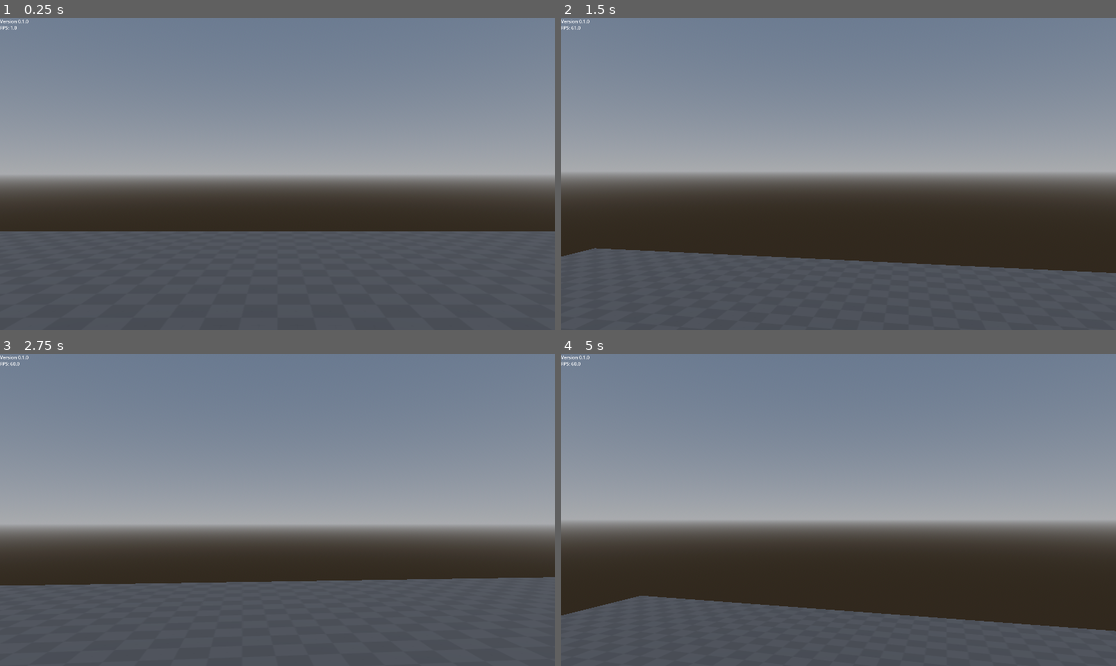
Above: before the commit, frames 1-4 (two rows, left to right).
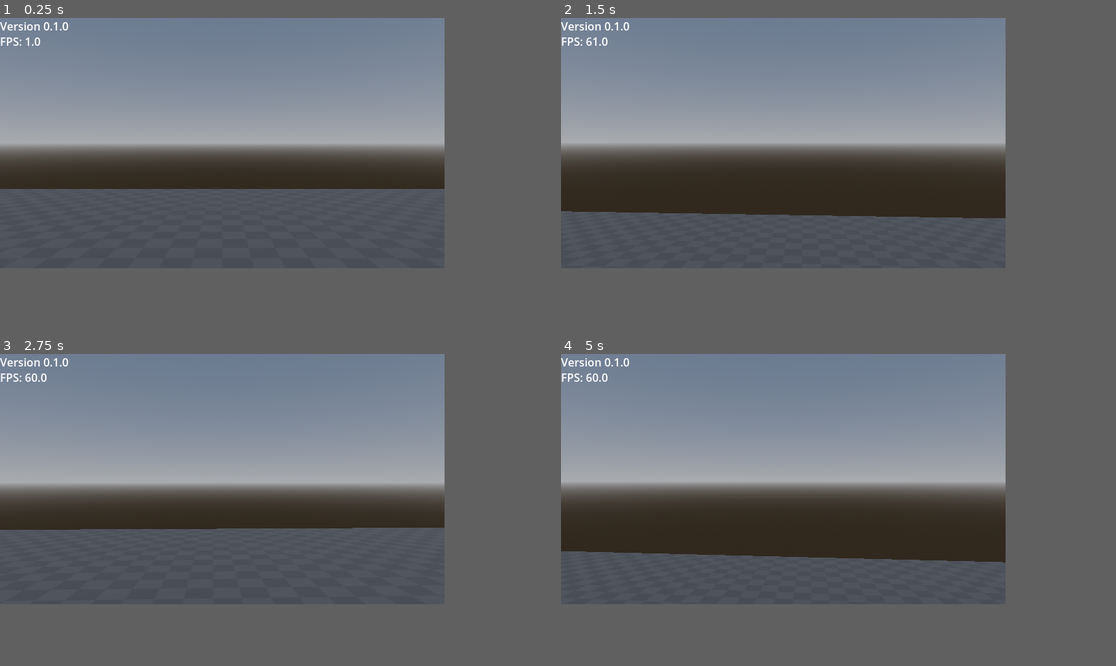
Above: after the commit, the same moments.

Repository: Enarior/alyzera
Game: Godot game, scene res://src/core/main_game/main_game.tscn
Two runs of this game, one before a commit and one after it. Both use one fixed random seed, a clock stepped at 60 frames per second and the inputs below.
Inputs (mouse positions are in pixels of both pictures, inside the frame that each line leads up to):
- Up to frame 1 (0.25 s): no input
- Up to frame 2 (1.5 s): tap Enter (ui_accept) at 0.5, 0.6 s; move the mouse to (866, 174) at 0.52 s; hold Up (ui_up) from 0.53 s (still down); tap Space (jump) at 0.77, 0.8, 1.07, 1.35 s; move the mouse to (810, 174) at 1.27 s
- Up to frame 3 (2.75 s): keep holding Up (ui_up); tap Space (jump) at 1.52, 1.82, 2.3 s; tap Enter (ui_accept) at 1.55 s; move the mouse to (288, 503) at 2.02 s; hold Shift (run) from 2.03 s (still down)
- Up to frame 4 (5 s): keep holding Up (ui_up); move the mouse to (832, 516) at 2.77 s; release Shift (run) at 2.78 s; tap Enter (ui_accept) at 2.85, 3.6, 4.55 s; tap Space (jump) at 3.02, 3.32, 3.77, 3.8, 4.07, 4.35, 4.52, 4.82 s; move the mouse to (877, 513) at 3.52 s; tap T (debug_play_turn, bound only after the commit) at 4.15 s; move the mouse to (794, 506) at 4.27 s
In our replay, the window is 799x449 before the commit and 640x360 after it. These sizes can differ from the game's own. Grey fills any space a smaller window leaves; there, only what the larger window draws over its background counts as a difference.

The runs differ from the first frame. In frame 1, 35% of the frame differs, in the area x 0-100%, y 0-69%; in frame 2, 39%; in frame 3, 38%; in frame 4, 45%, in the area x 0-100%, y 0-89%.
Error after the commit: Invalid access to property or key 'name' on a base object of type 'Nil'. (res://src/gameplay/turn_manager/turn_manager.gd:18)

Commit message:
NPC spawning + turn order

Diff:
--- a/project.godot
+++ b/project.godot
@@ -22,8 +22,9 @@
 
 [display]
 
-window/size/viewport_width=1920
-window/size/viewport_height=1080
+window/size/viewport_width=640
+window/size/viewport_height=360
+window/size/always_on_top=true
 
 [editor]
 
@@ -33,6 +34,8 @@
 [global_group]
 
 levels=""
+has_turn=""
+mob_npc=""
 
 [input]
 
@@ -66,6 +69,11 @@
 "events": [Object(InputEventKey,"resource_local_to_scene":false,"resource_name":"","device":-1,"window_id":0,"alt_press …(191 unchanged characters)…
 ]
 }
+debug_play_turn={
+"deadzone": 0.2,
+"events": [Object(InputEventKey,"resource_local_to_scene":false,"resource_name":"","device":-1,"window_id":0,"alt_pressed":false,"shift_pressed":false,"ctrl_pressed":false,"meta_pressed":false,"pressed":false,"keycode":0,"physical_keycode":84,"key_label":0,"unicode":116,"location":0,"echo":false,"script":null)
+]
+}
 
 [layer_names]
 
--- a/src/core/main_game/main_game.gd
+++ b/src/core/main_game/main_game.gd
@@ -66,6 +66,7 @@
 	level_root.add_child(_current_level)
 
 	_place_player_at_level_spawn()
+	_spawn_npcs()
 	#_setup_level_camera()
 
 
@@ -82,6 +83,8 @@
 		return
 
 	entity_root.add_child(player)
+	%TurnManager.add_unit(player) # TEMP
+
 
 
 ## Finds the default spawn location in currently loaded level, and places
@@ -95,6 +98,42 @@
 		return
 
 	player.global_position = _current_level.get_default_player_spawn()
+
+func _spawn_npcs():
+	var spawns = _current_level.get_npc_spawns()
+
+
+	for spawn in spawns:
+		spawn_npc(spawn)
+
+
+func spawn_npc(spawn: Marker3D):
+	var npc_scene_uid = spawn.npc_scene_uid
+	var npc_scene : PackedScene = ResourceLoader.load(npc_scene_uid) as PackedScene
+
+	if npc_scene == null:
+		push_error("Could not load npc scene: " + npc_scene_uid)
+		return
+
+	var npc = null
+	var state = npc_scene.get_state()
+	var node_groups = state.get_node_groups(0)
+
+
+	if "mob_npc" in node_groups:
+		npc = npc_scene.instantiate() as MobNpc
+		npc.vision_entered.connect(%TurnManager.initialize)
+		%TurnManager.add_unit(npc) # TEMP
+	elif "passive_npc" in node_groups:
+		npc = npc_scene.instantiate() as PassiveNpc
+
+	if npc == null:
+		push_error("Loaded npc scene does not extend NPc or DNE: " + npc_scene_uid)
+		return
+
+
+	entity_root.add_child(npc)
+	npc.global_position = spawn.global_position
 
 ## Attaches player to the current camera as the target
 func _setup_level_camera() -> void:
--- a/src/core/main_game/main_game.tscn
+++ b/src/core/main_game/main_game.tscn
@@ -1,13 +1,17 @@
 [gd_scene format=3 uid="uid://d27tq4r3kp8qr"]
 
 [ext_resource type="Script" uid="uid://dxfi0mrtngyn7" path="res://src/core/main_game/main_game.gd" id="1_3fed5"]
+[ext_resource type="PackedScene" uid="uid://dttwvv3r5a6p3" path="res://src/gameplay/turn_manager/turn_manager.tscn" id="2_6n4xl"]
 [ext_resource type="PackedScene" uid="uid://bxnbd203wci4j" path="res://src/debug/debug_overlay.tscn" id="2_6yl8a"]
 
 [node name="MainGame" type="Node" unique_id=2126897557]
 process_mode = 3
 script = ExtResource("1_3fed5")
 
-[node name="Systems" type="Node" parent="." unique_id=155906486]
+[node name="Systems" type="Node" parent="." unique_id=510041305]
+
+[node name="TurnManager" parent="Systems" unique_id=935003780 instance=ExtResource("2_6n4xl")]
+unique_name_in_owner = true
 
 [node name="World" type="Node3D" parent="." unique_id=777996568]
 process_mode = 1
--- a/src/debug/debug_overlay.gd
+++ b/src/debug/debug_overlay.gd
@@ -14,3 +14,7 @@
 func _add_version_to_info_label() -> void:
 	var version_str : String = ProjectSettings.get_setting(VERSION_SETTING)
 	version_info.text += version_str
+
+func _input(event: InputEvent) -> void:
+	if Input.is_action_pressed("debug_play_turn") and not %TurnManager.turn_playing:
+		%TurnManager.play_turn()
--- a/src/gameplay/enemies/golem/golem.gd
+++ /dev/null
@@ -1,50 +0,0 @@
-extends CharacterBody3D
-
-
-const SPEED = 3.0
-const JUMP_VELOCITY = 4.5
-
-var target : Node3D
-
-#
-func _physics_process(delta: float) -> void:
-	if target:
-		velocity = position.direction_to(target.position)
-	else:
-		velocity.x = move_toward(velocity.x, 0, SPEED)
-		velocity.z = move_toward(velocity.z, 0, SPEED)
-
-	move_and_slide()
-
-	## Add the gravity.
-	#if not is_on_floor():
-		#velocity += get_gravity() * delta
-#
-	## Handle jump.
-	#if Input.is_action_just_pressed("ui_accept") and is_on_floor():
-		#velocity.y = JUMP_VELOCITY
-#
-	## Get the input direction and handle the movement/deceleration.
-	## As good practice, you should replace UI actions with custom gameplay actions.
-	#var input_dir := Input.get_vector("ui_left", "ui_right", "ui_up", "ui_down")
-	#var direction := (transform.basis * Vector3(input_dir.x, 0, input_dir.y)).normalized()
-	#if direction:
-		#velocity.x = direction.x * SPEED
-		#velocity.z = direction.z * SPEED
-	#else:
-		#velocity.x = move_toward(velocity.x, 0, SPEED)
-		#velocity.z = move_toward(velocity.z, 0, SPEED)
-#
-	#move_and_slide()
-
-
-
-func _on_vision_zone_body_entered(body: Node3D) -> void:
-	if body.is_in_group("player"):
-		target = body
-
-
-
-func _on_vision_zone_body_exited(body: Node3D) -> void:
-	if body.is_in_group("player"):
-		target = null
--- /dev/null
+++ b/src/gameplay/npcs/mobs/golem/golem.gd
@@ -0,0 +1,33 @@
+extends MobNpc
+class_name Golem
+
+signal vision_entered
+
+const SPEED = 3.0
+const JUMP_VELOCITY = 4.5
+
+var target : Node3D
+
+
+func _physics_process(delta: float) -> void:
+	if target:
+		velocity = position.direction_to(target.position)
+	else:
+		velocity.x = move_toward(velocity.x, 0, SPEED)
+		velocity.z = move_toward(velocity.z, 0, SPEED)
+
+	move_and_slide()
+
+func play_turn():
+	await get_tree().create_timer(2).timeout
+
+
+func _on_vision_zone_body_entered(body: Node3D) -> void:
+	if body.is_in_group("player"):
+		vision_entered.emit()
+		print(" golem vision entered")
+
+
+func _on_vision_zone_body_exited(body: Node3D) -> void:
+	if body.is_in_group("player"):
+		target = null
--- a/src/gameplay/enemies/golem/golem.tscn
+++ b/src/gameplay/npcs/mobs/golem/golem.tscn
@@ -1,7 +1,7 @@
 [gd_scene format=3 uid="uid://biphp16q8pund"]
 
-[ext_resource type="Material" uid="uid://b8e3c4d2mtf7o" path="res://src/gameplay/enemies/golem/golem_skin.tres" id="1_8hv7l"]
-[ext_resource type="Script" uid="uid://da4llq85xl2k" path="res://src/gameplay/enemies/golem/golem.gd" id="1_oeobu"]
+[ext_resource type="Material" uid="uid://b8e3c4d2mtf7o" path="res://src/gameplay/npcs/mobs/golem/golem_skin.tres" id="1_8hv7l"]
+[ext_resource type="Script" uid="uid://da4llq85xl2k" path="res://src/gameplay/npcs/mobs/golem/golem.gd" id="1_oeobu"]
 
 [sub_resource type="CapsuleShape3D" id="CapsuleShape3D_0tilx"]
 
@@ -19,9 +19,9 @@
 height = 1.0
 
 [sub_resource type="CylinderShape3D" id="CylinderShape3D_b1ri8"]
-radius = 5.0
+radius = 2.0
 
-[node name="Golem" type="CharacterBody3D" unique_id=940082656]
+[node name="Golem" type="CharacterBody3D" unique_id=940082656 groups=["has_turn", "mob_npc"]]
 script = ExtResource("1_oeobu")
 
 [node name="CollisionShape3D" type="CollisionShape3D" parent="." unique_id=2097846199]
--- /dev/null
+++ b/src/gameplay/npcs/mobs/mob_npc.gd
@@ -0,0 +1,8 @@
+@abstract
+extends Npc
+class_name MobNpc
+
+@abstract func play_turn()
+
+func _ready():
+	add_to_group("mob_npc")
--- /dev/null
+++ b/src/gameplay/npcs/npc.gd
@@ -0,0 +1,5 @@
+extends CharacterBody3D
+class_name Npc
+
+func _ready():
+	add_to_group("npc")
--- /dev/null
+++ b/src/gameplay/npcs/passives/passive_npc.gd
@@ -0,0 +1,5 @@
+extends Npc
+class_name PassiveNpc
+
+func _ready():
+	add_to_group("passive_npc")
--- /dev/null
+++ b/src/gameplay/npcs/passives/trainer/trainer.gd
@@ -0,0 +1 @@
+extends PassiveNpc
--- a/src/gameplay/npcs/trainer/trainer.tscn
+++ b/src/gameplay/npcs/passives/trainer/trainer.tscn
@@ -1,6 +1,7 @@
 [gd_scene format=3 uid="uid://qdu7vukxi0qs"]
 
-[ext_resource type="Material" uid="uid://v047lycag6c6" path="res://src/gameplay/npcs/trainer/trainer_skin.tres" id="1_lo3od"]
+[ext_resource type="Material" uid="uid://v047lycag6c6" path="res://src/gameplay/npcs/passives/trainer/trainer_skin.tres" id="1_lo3od"]
+[ext_resource type="Script" uid="uid://dvbis6kebl3ye" path="res://src/gameplay/npcs/passives/trainer/trainer.gd" id="1_nwp5q"]
 
 [sub_resource type="CapsuleMesh" id="CapsuleMesh_0mdt0"]
 material = ExtResource("1_lo3od")
@@ -19,9 +20,8 @@
 [sub_resource type="CapsuleShape3D" id="CapsuleShape3D_b1ri8"]
 height = 2.2
 
-[node name="CharacterBody3D" type="CharacterBody3D" unique_id=326103022]
-
-[node name="Trainer" type="Node3D" parent="." unique_id=2021143174]
+[node name="Trainer" type="CharacterBody3D" unique_id=326103022]
+script = ExtResource("1_nwp5q")
 
 [node name="Body" type="Node3D" parent="." unique_id=137094759]
 
--- a/src/gameplay/player/player.gd
+++ b/src/gameplay/player/player.gd
@@ -23,6 +23,7 @@
 func _process(_delta: float) -> void:
 	input_dir = Input.get_vector("strafe_left", "strafe_right", "backward", "forward")
 
+
 func _physics_process(delta: float) -> void:
 	check_jump_input()
 	process_gravity()
@@ -38,6 +39,7 @@
 		velocity.z = move_toward(velocity.z, desired_velocity.z, acceleration * delta)
 	move_and_slide()
 
+
 func _input(event: InputEvent) -> void:
 	if event is InputEventMouseMotion:
 		rotate_y(-event.relative.x * mouse_sensitivity) # PI 3.14 => 180 degrees
@@ -49,6 +51,10 @@
 	if is_on_floor() and Input.is_action_just_pressed("jump"):
 		velocity.y = jump_force
 
+
 func process_gravity() -> void:
 	if not is_on_floor():
 		velocity.y -= gravity
+
+func play_turn():
+	await get_tree().create_timer(2).timeout
--- a/src/gameplay/player/player.tscn
+++ b/src/gameplay/player/player.tscn
@@ -9,7 +9,7 @@
 
 [sub_resource type="CapsuleShape3D" id="CapsuleShape3D_71anj"]
 
-[node name="CharacterBody3D" type="CharacterBody3D" unique_id=1168319896 groups=["player"]]
+[node name="Player" type="CharacterBody3D" unique_id=1168319896 groups=["has_turn", "player"]]
 script = ExtResource("1_kh5p4")
 
 [node name="PlayerCamera" type="Camera3D" parent="." unique_id=1530501927]
--- /dev/null
+++ b/src/gameplay/turn_manager/turn_manager.gd
@@ -0,0 +1,26 @@
+extends Node3D
+
+var active_character
+var turn_playing = false
+var units: Array[CharacterBody3D] = []
+
+func initialize():
+	print("initialize turn order")
+	if units.size()>0:
+		active_character = units[0]
+		print(units.size(), " units")
+	else:
+		push_error("Can not initialize TurnManager : queue empty")
+
+
+func play_turn():
+	turn_playing = true
+	print(active_character.name + " turn at index ", units.find(active_character), "...")
+	await active_character.play_turn();"completed"
+	var next_index = (units.find(active_character) + 1) % units.size() # Only first occurence, change that later
+	active_character = units[next_index]
+	turn_playing = false
+
+
+func add_unit(unit: CharacterBody3D):
+	units.append(unit)
--- /dev/null
+++ b/src/gameplay/turn_manager/turn_manager.tscn
@@ -0,0 +1,6 @@
+[gd_scene format=3 uid="uid://dttwvv3r5a6p3"]
+
+[ext_resource type="Script" uid="uid://wya6l604gqtc" path="res://src/gameplay/turn_manager/turn_manager.gd" id="1_7nnfs"]
+
+[node name="TurnManager" type="Node3D" unique_id=935003780]
+script = ExtResource("1_7nnfs")
--- a/src/levels/base_level.gd
+++ b/src/levels/base_level.gd
@@ -5,3 +5,13 @@
 
 ## Provides a player spawn location
 @abstract func get_default_player_spawn() -> Vector3
+
+var spawns : Array[Marker3D]
+
+
+func get_npc_spawns() -> Array[Marker3D]:
+
+	for spawn in %NpcSpawners.get_children():
+		spawns.append(spawn)
+
+	return spawns
--- a/src/levels/level00/level_00.tscn
+++ b/src/levels/level00/level_00.tscn
@@ -3,7 +3,7 @@
 [ext_resource type="Script" uid="uid://0l0q8fox2gtp" path="res://src/levels/level00/level_00.gd" id="1_6yyqq"]
 [ext_resource type="Texture2D" uid="uid://1e31pkc7wip4" path="res://assets/art/world/floor_09.png" id="2_g8h3h"]
 [ext_resource type="PackedScene" uid="uid://kvrmtt8q8qs4" path="res://src/gameplay/portal/portal.tscn" id="2_w78r2"]
-[ext_resource type="PackedScene" uid="uid://qdu7vukxi0qs" path="res://src/gameplay/npcs/trainer/trainer.tscn" id="3_2811t"]
+[ext_resource type="PackedScene" uid="uid://qdu7vukxi0qs" path="res://src/gameplay/npcs/passives/trainer/trainer.tscn" id="3_2811t"]
 
 [sub_resource type="ProceduralSkyMaterial" id="ProceduralSkyMaterial_6yyqq"]
 sky_horizon_color = Color(0.66224277, 0.6717428, 0.6867428, 1)
@@ -47,6 +47,9 @@
 [node name="CharacterBody3D" parent="Entities" unique_id=326103022 instance=ExtResource("3_2811t")]
 transform = Transform3D(-4.371139e-08, 0, 1, 0, 1, 0, -1, 0, -4.371139e-08, 0.46118355, 1, 5.7619863)
 
+[node name="NpcSpawners" type="Node3D" parent="Entities" unique_id=1527277075]
+unique_name_in_owner = true
+
 [node name="Floor" type="StaticBody3D" parent="." unique_id=1657731484]
 transform = Transform3D(1, 0, 0, 0, 1, 0, 0, 0, 1, 0, -0.5, 0)
 
--- a/src/levels/level01/level01.gd
+++ b/src/levels/level01/level01.gd
@@ -2,12 +2,12 @@
 
 @onready var player_spawn: Marker3D = $Entities/PlayerSpawn
 @onready var portal: Area3D = $Entities/Portal
+@onready var npc_spawns: Node3D = $Entities/NpcSpawners
 
 func _ready() -> void:
 	portal.destination_level_uid = "uid://sfta3f464c6g"
 	portal.get_node("Label3D").text = "Level00"
 
 
-
 func get_default_player_spawn() -> Vector3:
 	return player_spawn.global_position
--- a/src/levels/level01/level01.tscn
+++ b/src/levels/level01/level01.tscn
@@ -3,7 +3,7 @@
 [ext_resource type="Script" uid="uid://cah0ac0sfe7di" path="res://src/levels/level01/level01.gd" id="1_ir8wj"]
 [ext_resource type="Texture2D" uid="uid://1e31pkc7wip4" path="res://assets/art/world/floor_09.png" id="2_2bq4j"]
 [ext_resource type="PackedScene" uid="uid://kvrmtt8q8qs4" path="res://src/gameplay/portal/portal.tscn" id="2_u5c0w"]
-[ext_resource type="PackedScene" uid="uid://biphp16q8pund" path="res://src/gameplay/enemies/golem/golem.tscn" id="3_flvvy"]
+[ext_resource type="PackedScene" uid="uid://bpgr25xbxna2s" path="res://src/levels/level_objects/npc_spawner/npc_spawner.tscn" id="3_sthg2"]
 
 [sub_resource type="ProceduralSkyMaterial" id="ProceduralSkyMaterial_u5c0w"]
 sky_horizon_color = Color(0.66224277, 0.6717428, 0.6867428, 1)
@@ -44,8 +44,12 @@
 [node name="Portal" parent="Entities" unique_id=2000444054 instance=ExtResource("2_u5c0w")]
 transform = Transform3D(-0.8994799, 0, -0.4369622, 0, 1, 0, 0.4369622, 0, -0.8994799, 2.6216753, 1.5, -1.2911705)
 
-[node name="Golem" parent="Entities" unique_id=940082656 instance=ExtResource("3_flvvy")]
-transform = Transform3D(1, 0, 0, 0, 1, 0, 0, 0, 1, -1.7463932, 0.75, 6.458487)
+[node name="NpcSpawners" type="Node3D" parent="Entities" unique_id=352466522]
+unique_name_in_owner = true
+
+[node name="GolemSpawner0" parent="Entities/NpcSpawners" unique_id=1855591623 instance=ExtResource("3_sthg2")]
+transform = Transform3D(1, 0, 0, 0, 1, 0, 0, 0, 1, -6.4870057, 1.106255, 0)
+npc_scene_uid = "uid://biphp16q8pund"
 
 [node name="Floor" type="StaticBody3D" parent="." unique_id=1255152001]
 transform = Transform3D(1, 0, 0, 0, 1, 0, 0, 0, 1, 0, -0.5, 0)
--- /dev/null
+++ b/src/levels/level_objects/npc_spawner/npc_spawner.gd
@@ -0,0 +1,4 @@
+extends Marker3D
+
+
+@export var npc_scene_uid: String
--- /dev/null
+++ b/src/levels/level_objects/npc_spawner/npc_spawner.tscn
@@ -0,0 +1,6 @@
+[gd_scene format=3 uid="uid://bpgr25xbxna2s"]
+
+[ext_resource type="Script" uid="uid://uu66qqa7lpm7" path="res://src/levels/level_objects/npc_spawner/npc_spawner.gd" id="1_54811"]
+
+[node name="NpcSpawner" type="Marker3D" unique_id=1855591623]
+script = ExtResource("1_54811")
Renamed: src/gameplay/enemies/golem/golem.gd.uid -> src/gameplay/npcs/mobs/golem/golem.gd.uid
Renamed: src/gameplay/enemies/golem/golem_skin.tres -> src/gameplay/npcs/mobs/golem/golem_skin.tres
Not shown, added: src/gameplay/npcs/mobs/mob_npc.gd.uid
Not shown, added: src/gameplay/npcs/npc.gd.uid
Not shown, added: src/gameplay/npcs/passives/passive_npc.gd.uid
Not shown, added: src/gameplay/npcs/passives/trainer/trainer.gd.uid
Renamed: src/gameplay/npcs/trainer/trainer_skin.tres -> src/gameplay/npcs/passives/trainer/trainer_skin.tres
Not shown, added: src/gameplay/turn_manager/turn_manager.gd.uid
Not shown, added: src/levels/level_objects/npc_spawner/npc_spawner.gd.uid
